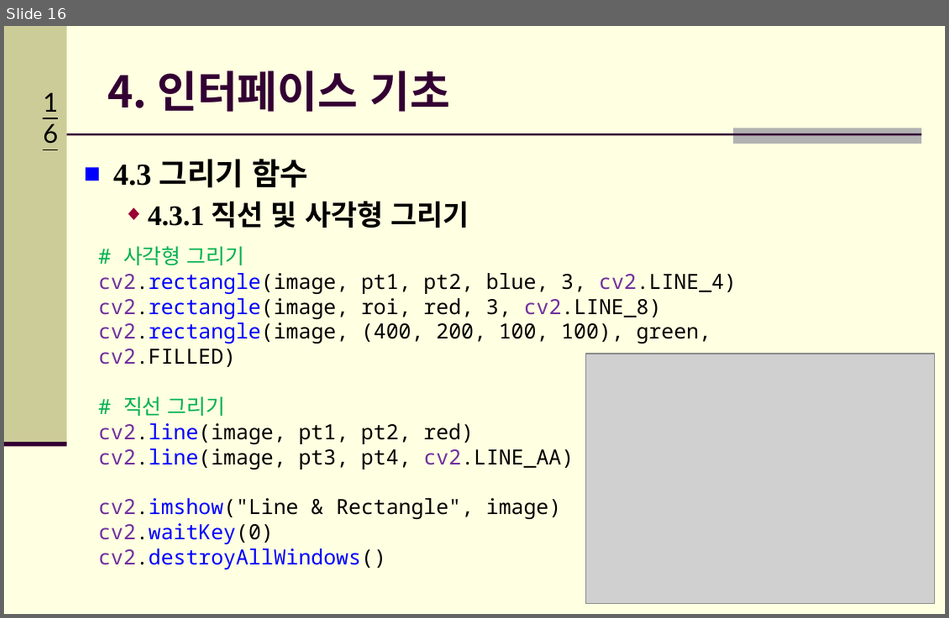
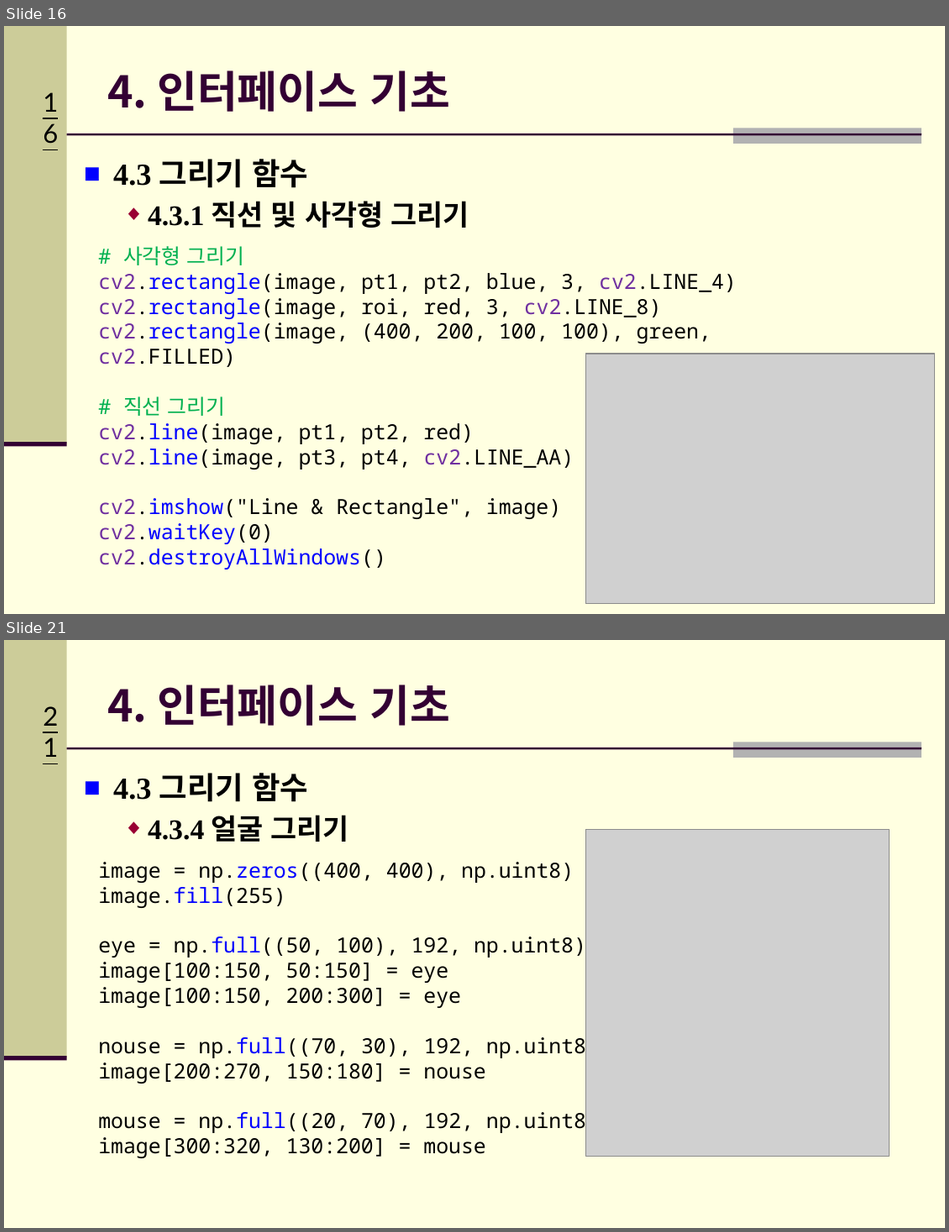
Before and after one commit to Hitbee-dev/OpenCV-Python, a slide deck: 2022-10-04/documents/CH_04 인터페이스 기초.pptx. Shown one above the other, each under a label of ours: slide 16 before the commit, slides 16 and 21 after it; the slides between them are not shown. The pictures are 949x618 and 949x1232 pixels, drawn with LibreOffice and Linux fonts; fonts in the diff are those of the drawing; grey boxes stand for pictures; background and template pictures are left out. Boxes give left, top, right and bottom in pixels: in the first picture for what was removed or moved away, otherwise in the second. Text is boxed around its words. In the diff, an @@ line names an element or a change of style, - is before the commit and + after.

```diff
--- a/2022-10-04/documents/CH_04 인터페이스 기초.pptx
+++ b/2022-10-04/documents/CH_04 인터페이스 기초.pptx
@@ slide 21 added at bbox=[4, 640, 945, 1228], background #FFFFE1; not listed: 5 template elements that a slide beside it also shows @@
@@ title added at bbox=[107, 685, 450, 726], 33.3 pt, text #330033, bold @@
+4. 인터페이스 기초
@@ text added at bbox=[113, 773, 349, 842], 21.7 pt, text #000000, bold @@
+■ 4.3 그리기 함수
+  ◆ 4.3.4 얼굴 그리기
@@ picture added at bbox=[585, 830, 889, 1157] @@
@@ text added at bbox=[98, 862, 599, 1158], 16 pt, text #000000 @@
+image = np.zeros((400, 400), np.uint8)
+image.fill(255)
+eye = np.full((50, 100), 192, np.uint8)
+image[100:150, 50:150] = eye
+image[100:150, 200:300] = eye
+nouse = np.full((70, 30), 192, np.uint8)
+image[200:270, 150:180] = nouse
+mouse = np.full((20, 70), 192, np.uint8)
+image[300:320, 130:200] = mouse
```
Also in this commit, not shown: 9 other slides added, 5 other files.
